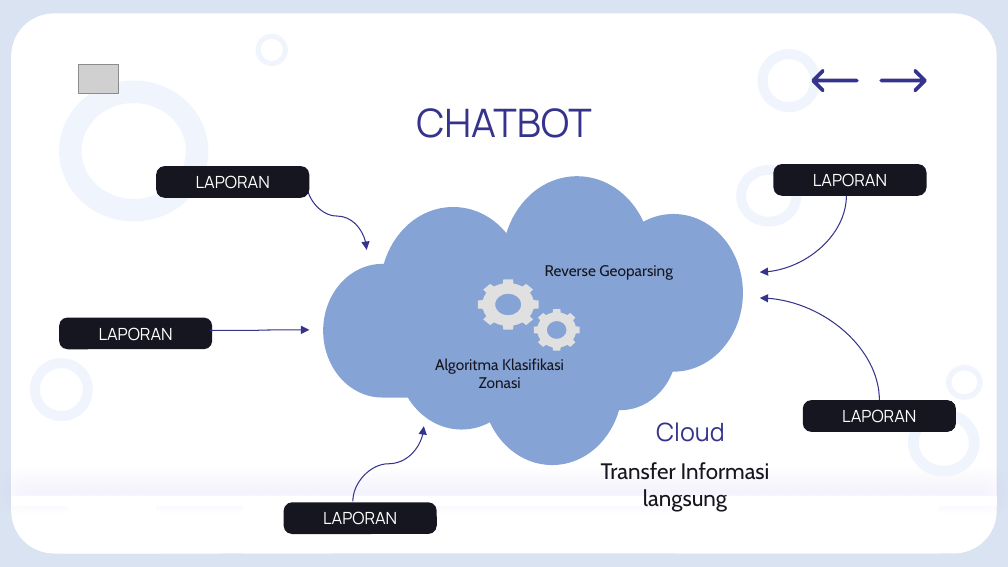
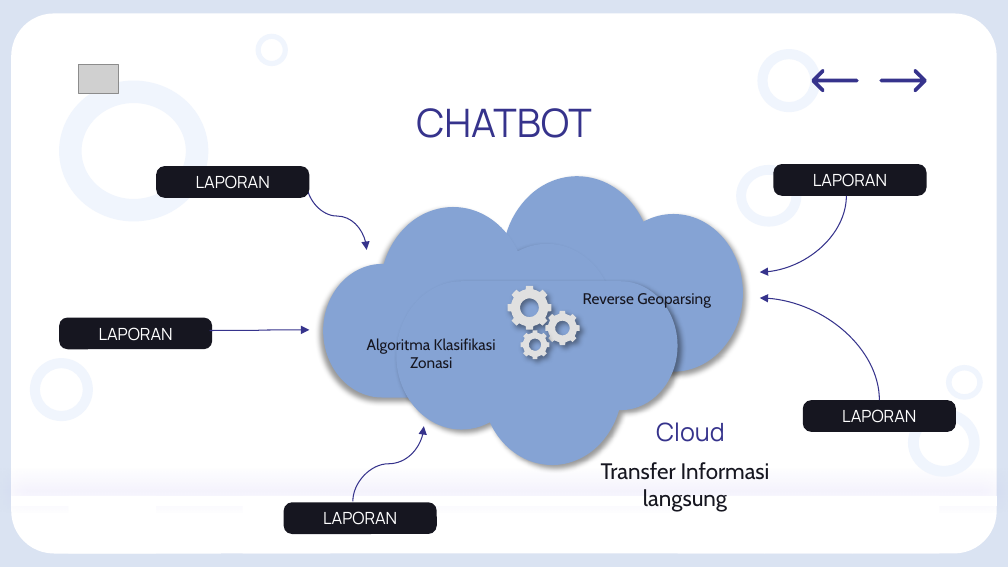
Before and after one commit to syaifurplus/lomba-hitech, a slide deck: slide 13 of PPT/Chatbot Planner Hi-Tech.pptx (slide 12 before the commit). Drawn at 1008x567 pixels with LibreOffice and Linux fonts; fonts in the diff are those of the drawing; grey boxes stand for pictures. Boxes give left, top, right and bottom in pixels: in the first picture for what was removed or moved away, otherwise in the second. Text is boxed around its words. In the diff, an @@ line names an element or a change of style, - is before the commit and + after.

```diff
--- a/PPT/Chatbot Planner Hi-Tech.pptx
+++ b/PPT/Chatbot Planner Hi-Tech.pptx
@@ shadow on in 5 elements at bbox=[444, 176, 743, 372], bbox=[324, 207, 615, 397], bbox=[396, 281, 677, 465], bbox=[545, 311, 580, 346], bbox=[508, 286, 551, 330] @@
@@ freeform shape: place and size @@
-freeform shape at bbox=[478, 279, 538, 330]
+freeform shape at bbox=[508, 286, 551, 330]
@@ subtitle "Reverse Geoparsing": place and size @@
-subtitle "Reverse Geoparsing" at bbox=[545, 265, 673, 280]
+subtitle "Reverse Geoparsing" at bbox=[583, 293, 711, 308]
@@ freeform shape: place and size @@
-freeform shape at bbox=[534, 309, 580, 351]
+freeform shape at bbox=[545, 311, 580, 346]
@@ subtitle "Algoritma Klasifikasi Zonasi": place and size @@
-subtitle "Algoritma Klasifikasi Zonasi" at bbox=[435, 358, 564, 388]
+subtitle "Algoritma Klasifikasi Zonasi" at bbox=[367, 338, 496, 368]
@@ freeform shape added at bbox=[520, 331, 549, 360], fill #E0E0E0 @@
```
Also in this commit, not shown: 7 other slides changed, 2 slides added, 2 other files.
